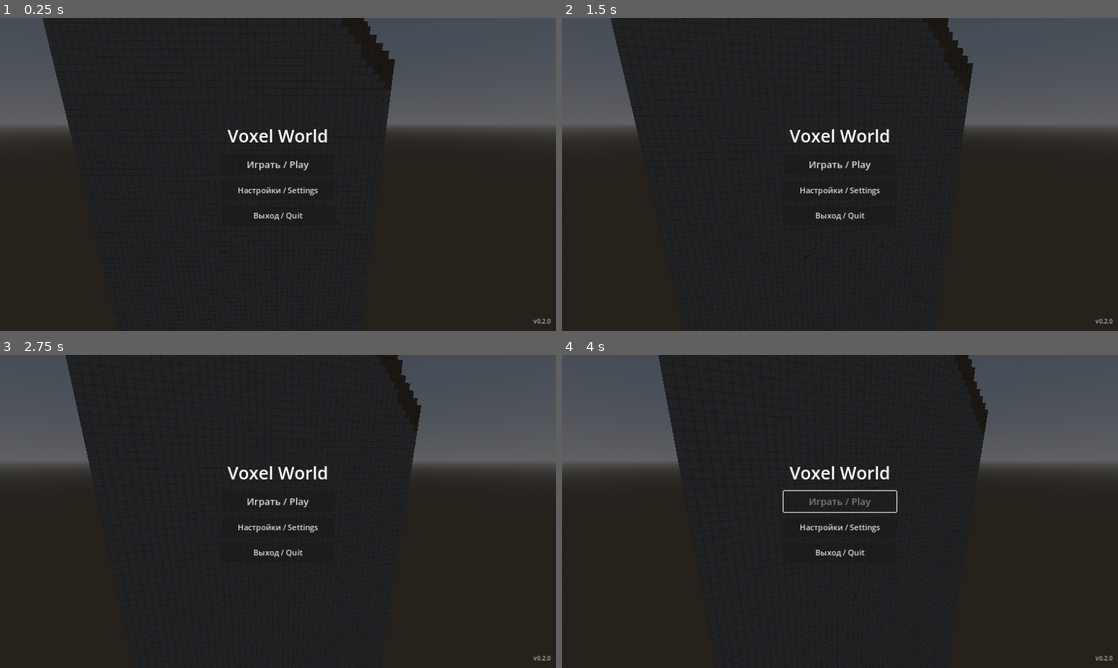
Above: before the commit, frames 1-4 (two rows, left to right).
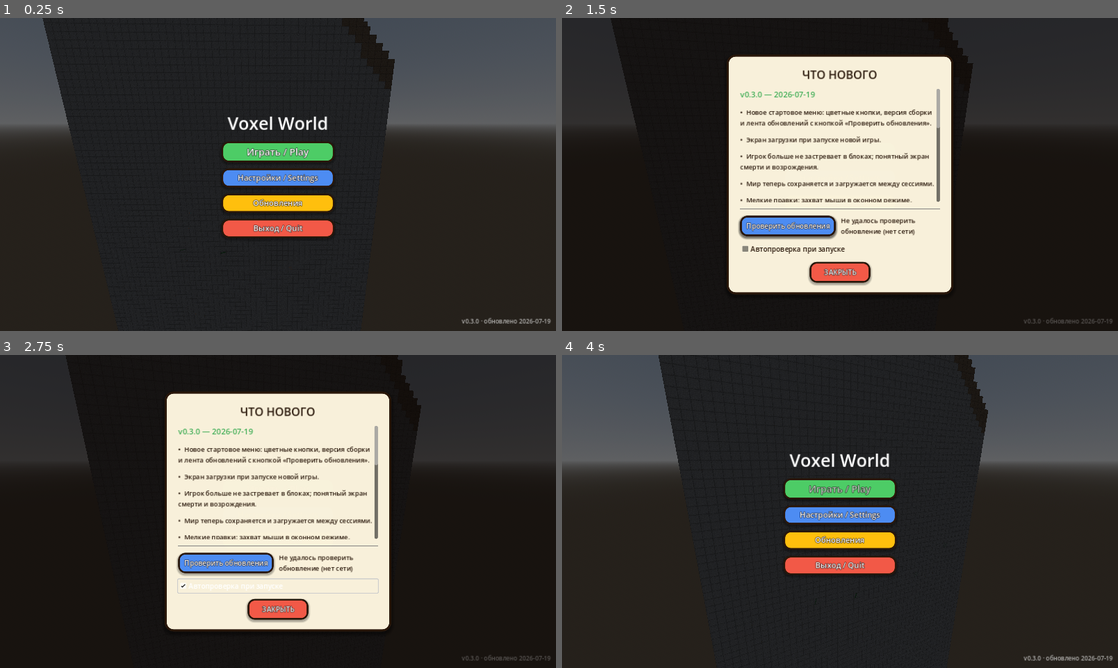
Above: after the commit, the same moments.

Repository: megumi-joy/VoxelWorldCraft
Game: Godot game, scene res://Scenes/MainMenu.tscn
The game is run twice, just before and just after one commit, with the same random seed, the same clock (stepped at 60 frames per second) and the same inputs.
Inputs (mouse positions are in pixels of both pictures, inside the frame that each line leads up to):
- Up to frame 1 (0.25 s): no input
- Up to frame 2 (1.5 s): click (840, 202) at 0.5 s, where only the run after the commit has a clickable "Обновления"; click (789, 224) at 1.25 s, where only the run after the commit has a clickable "Проверить обновления"
- Up to frame 3 (2.75 s): click (278, 586) at 2 s, where only the run after the commit has a clickable "Автопроверка при запуске"
- Up to frame 4 (4 s): click (840, 608) at 2.75 s, where only the run after the commit has a clickable "ЗАКРЫТЬ"; click "Играть / Play" at 3.5 s

The runs differ from the first frame. In frame 1, 5.4% of the frame differs, in the area x 39-99%, y 31-98%; in frame 2, 45%; in frame 3, 46%, in the area x 0-100%, y 0-98%; in frame 4, 5.5%.

Commit message:
feat(menu): themed buttons, auto-stamped version, changelog panel, update check
Polishes the just-added main menu (owner: buttons read as plain/unstyled,
version was hand-maintained and stale at 0.2.0):

- Bright/chunky StyleBoxFlat theming per button (fill, border, shadow,
  distinct hover/pressed states), matching the palette HUD.gd/
  SettingsPanel.gd already established.
- Version + "last updated" now auto-stamped instead of hand-edited: CI
  (export-desktop job) regenerates res://build_info.json from git (nearest
  tag or project.godot's config/version, short commit hash, commit date)
  before every export; an optional local pre-commit hook
  (scripts/install-hooks.sh) does the same for dev convenience. MainMenu.gd
  reads it via BuildInfoLoader.gd and warns to the console if it ever
  drifts from ChangelogFeed.gd's newest entry. See RELEASING.md.
- "Что новое" changelog panel + "Проверить обновления" button (GitHub
  Releases API, handles no-releases/network-error) + persisted
  "автопроверка при запуске" checkbox, added to the existing VBoxContainer
  and built in code.

All of it is built in code in MainMenu.gd rather than authored into
MainMenu.tscn, which stays a byte-for-byte zero diff -- concurrent branch
feat/loading-screen-progress touches this same scene's Play->world
transition, and _on_play_pressed() itself is untouched.

Verified: ran this repo's own CI import-check (godot --headless --editor
--quit, grepped for SCRIPT ERROR/ERROR) locally via the same
barichello/godot-ci:4.3 image, clean; sanity-checked the check itself by
injecting a deliberate syntax error and confirming it's caught. Not
verified: button visuals/hover-pressed states, the live GitHub API call,
and settings.cfg round-trip all need an interactive/GPU run.

Co-Authored-By: Claude Opus 4.8 (1M context) <noreply@anthropic.com>

Diff:
--- /dev/null
+++ b/Scripts/UI/BuildInfoLoader.gd
@@ -0,0 +1,49 @@
+class_name BuildInfoLoader
+extends RefCounted
+# Reads the committed/stamped res://build_info.json -- version + short
+# commit hash + last-updated date -- that MainMenu.gd shows in its version
+# label and uses as the "local version" for the update-check button.
+#
+# build_info.json ships committed with a static snapshot (so a fresh clone
+# that's never run the stamping step/hook/CI still shows something sane),
+# but is meant to be REGENERATED, not hand-edited:
+#   - scripts/stamp_build_info.sh -- the generator, run by...
+#   - .github/workflows/ci.yml's export-desktop job (AUTHORITATIVE --
+#     every real shipped build embeds a fresh stamp), and optionally...
+#   - the local pre-commit hook from scripts/install-hooks.sh (dev
+#     convenience, keeps the editor-run label from going stale between
+#     CI-triggering pushes).
+# See RELEASING.md.
+#
+# Falls back to project.godot's config/version (and "unknown"/"?" for
+# commit/date) if the file is missing or fails to parse, so a corrupt or
+# absent build_info.json degrades gracefully instead of erroring the menu.
+
+const PATH := "res://build_info.json"
+
+static func load_info() -> Dictionary:
+	var fallback := {
+		"version": str(ProjectSettings.get_setting("application/config/version", "0.0.0")),
+		"commit": "unknown",
+		"date": "?",
+	}
+	if not FileAccess.file_exists(PATH):
+		return fallback
+
+	var file := FileAccess.open(PATH, FileAccess.READ)
+	if file == null:
+		return fallback
+	var text := file.get_as_text()
+
+	var json := JSON.new()
+	if json.parse(text) != OK:
+		return fallback
+	var data = json.get_data()
+	if typeof(data) != TYPE_DICTIONARY:
+		return fallback
+
+	return {
+		"version": String(data.get("version", fallback["version"])),
+		"commit": String(data.get("commit", fallback["commit"])),
+		"date": String(data.get("date", fallback["date"])),
+	}
--- /dev/null
+++ b/Scripts/UI/ChangelogFeed.gd
@@ -0,0 +1,52 @@
+class_name ChangelogFeed
+extends RefCounted
+# Player-facing "what's new" feed for MainMenu's version label + changelog
+# panel ("Что новое" / owner's "стриминг обновлений"). Short, Russian,
+# summarized -- deliberately separate from the root CHANGELOG.md, which is
+# the developer-facing changelog (English, PR-level detail, written by
+# whoever lands each feature branch).
+#
+# ENTRIES[0] is also the single source MainMenu.gd reads its displayed
+# "vX.Y.Z · обновлено <date>" label from (the date only -- the version
+# number itself comes from project.godot's config/version, which the
+# player already sees in the OS title bar / Steam page, so it stays the
+# one canonical version string). See RELEASING.md for the release
+# checklist that keeps project.godot, this file, and CHANGELOG.md in sync;
+# MainMenu.gd pushes a console warning if project.godot's version and this
+# file's newest entry ever disagree.
+#
+# Dates below are real (matched against `git log --date=short` for the
+# commits that landed each batch of work), not placeholders.
+
+const ENTRIES: Array[Dictionary] = [
+	{
+		"version": "0.3.0",
+		"date": "2026-07-19",
+		"lines": [
+			"Новое стартовое меню: цветные кнопки, версия сборки и лента обновлений с кнопкой «Проверить обновления».",
+			"Экран загрузки при запуске новой игры.",
+			"Игрок больше не застревает в блоках; понятный экран смерти и возрождения.",
+			"Мир теперь сохраняется и загружается между сессиями.",
+			"Мелкие правки: захват мыши в оконном режиме, порядок отрисовки соседних чанков, дубли при крафте.",
+		],
+	},
+	{
+		"version": "0.2.0",
+		"date": "2026-07-17",
+		"lines": [
+			"Яркий HUD: полоски здоровья и голода с иконками, хотбар, прицел.",
+			"Новый биом «Равнины», ягодный куст и цветы, крафт деревянных инструментов.",
+			"Более отзывчивое управление: разгон/торможение, прыжок, спринт.",
+			"Полевой журнал: минералы и находки, которые можно каталогизировать.",
+		],
+	},
+	{
+		"version": "0.1.0",
+		"date": "2026-01-30",
+		"lines": [
+			"Первый прототип: генерация мира по биомам (лес, пустыня, тундра).",
+			"Добыча и постройка блоков, простой инвентарь и крафт.",
+			"Мобы, жители и первое сохранение мира.",
+		],
+	},
+]
--- a/Scripts/UI/MainMenu.gd
+++ b/Scripts/UI/MainMenu.gd
@@ -3,7 +3,8 @@
 # run/main_scene). Title + version, "Играть / Play" (loads the world via
 # NetworkManager.host_game() -> World.tscn), "Настройки / Settings"
 # (toggles the same shared SettingsPanel Player.tscn uses under gameplay),
-# and "Выход / Quit".
+# "Обновления" (changelog + update-check panel, see below), and "Выход /
+# Quit".
 #
 # Replaces the old prototype menu, which auto-started Single Player after a
 # 0.5s countdown -- in practice that meant the game always "booted straight
@@ -22,27 +23,91 @@
 # Scripts/Tools/LaunchTest.gd), which bypasses project.godot's
 # run/main_scene entirely and calls NetworkManager.host_game() itself. So
 # this menu only ever shows up in real, manually-launched play.
+#
+# ---- Visual polish + updates panel (this batch) ----
+# Buttons get a bright/chunky themed StyleBoxFlat per button (fill + border
+# + shadow + distinct hover/pressed shades), matching the palette already
+# established in HUD.gd/SettingsPanel.gd rather than inventing a new one.
+#
+# All of it -- button styling, the new "Обновления" button, the changelog
+# panel, the HTTPRequest used by "Проверить обновления" -- is built here in
+# code rather than authored into MainMenu.tscn. That keeps this scene file's
+# diff at zero, which matters because a concurrent branch
+# (feat/loading-screen-progress) touches this same scene's Play -> world
+# transition; a code-only UI addition can't conflict with a .tscn edit.
+# _on_play_pressed() itself is untouched.
+#
+# The version/date label and the update-checker's "local version" both read
+# res://build_info.json via BuildInfoLoader.gd, a small file CI (and
+# optionally a local pre-commit hook) auto-regenerates from git on every
+# build -- see scripts/stamp_build_info.sh + RELEASING.md. That's the fix
+# for the version label having previously gone stale (it used to read
+# project.godot's hand-maintained config/version directly, which nobody
+# reliably bumped).
+
+const COL_PANEL_BG := Color(1.0, 0.97, 0.88, 0.97)
+const COL_PANEL_BORDER := Color(0.16, 0.09, 0.04, 1.0)
+const COL_TEXT := Color(0.16, 0.09, 0.04, 1.0)
+# Bright hypercasual palette, reusing/matching the colors HUD.gd and
+# SettingsPanel.gd already established elsewhere in the project (AI-on
+# green, AI-off/settings blue, close/quit red, slider-accent amber) so the
+# menu reads as part of the same visual language, not a new one.
+const COL_PLAY := Color(0.30, 0.80, 0.40, 1.0)
+const COL_SETTINGS := Color(0.30, 0.55, 0.95, 1.0)
+const COL_UPDATES := Color(1.0, 0.75, 0.05, 1.0)
+const COL_QUIT := Color(0.95, 0.35, 0.28, 1.0)
+
+const UPDATE_CHECK_URL := "https://api.github.com/repos/megumi-joy/VoxelWorldCraft/releases/latest"
+const UPDATE_USER_AGENT := "VoxelWorldCraft-UpdateChecker"
+
+const SETTINGS_PATH := "user://settings.cfg"
+const SETTINGS_SECTION := "updates"
+const SETTINGS_KEY_AUTOCHECK := "auto_check_on_launch"
 
 @onready var play_button: Button = $VBoxContainer/PlayButton
 @onready var settings_button: Button = $VBoxContainer/SettingsButton
 @onready var quit_button: Button = $VBoxContainer/QuitButton
+@onready var button_column: VBoxContainer = $VBoxContainer
 @onready var version_label: Label = $VersionLabel
 @onready var settings_panel = $SettingsPanel
 
 var _starting := false
+
+# Loaded once in _ready() from res://build_info.json -- see BuildInfoLoader.gd.
+var _build_info: Dictionary = {}
+
+# Built in code in _ready() -- see _build_updates_button()/_build_updates_panel().
+var _updates_button: Button
+var _updates_dim: ColorRect
+var _update_result_label: Label
+var _check_updates_button: Button
+var _autocheck_box: CheckBox
+var _http_request: HTTPRequest
 
 func _ready() -> void:
 	play_button.pressed.connect(_on_play_pressed)
 	settings_button.pressed.connect(_on_settings_pressed)
 	quit_button.pressed.connect(_on_quit_pressed)
 
-	# Version shown on the menu itself, read straight from project.godot's
-	# config/version (application/config/version) so it can never drift out
-	# of sync with a separately-maintained constant -- bump the one place
-	# (project.godot, or Project > Project Settings > Application > Config >
-	# Version in the editor) and both the title bar and this label follow.
-	var version: String = str(ProjectSettings.get_setting("application/config/version", "0.0.0"))
-	version_label.text = "v" + version
+	# Version + "last updated" shown on the menu itself, read from
+	# res://build_info.json (see BuildInfoLoader.gd) -- a small committed
+	# file that CI (authoritative) and an optional local pre-commit hook
+	# regenerate from git, so this never silently goes stale the way a
+	# hand-maintained project.godot version string previously did. See
+	# RELEASING.md; _ready() below warns to the console if this ever
+	# disagrees with ChangelogFeed.gd's newest entry.
+	_build_info = BuildInfoLoader.load_info()
+	var version := _current_version()
+	version_label.text = "v%s · обновлено %s" % [version, _current_build_date()]
+	_warn_if_version_drifted(version)
+
+	_style_menu_buttons()
+	_build_updates_button()
+	_build_updates_panel()
+	_build_http_request()
+
+	if _load_autocheck_setting():
+		_check_for_updates()
 
 func _on_play_pressed() -> void:
 	if _starting:
@@ -57,3 +122,326 @@
 
 func _on_quit_pressed() -> void:
 	get_tree().quit()
+
+func _unhandled_input(event: InputEvent) -> void:
+	if _updates_dim and _updates_dim.visible and event.is_action_pressed("ui_cancel"):
+		_close_updates_panel()
+		get_viewport().set_input_as_handled()
+
+# ---- Version / build-info ----
+# _build_info is loaded once in _ready() (see BuildInfoLoader.gd) and reused
+# by both the version label and the update-check's "local version" compare,
+# rather than re-reading/re-parsing build_info.json on every call.
+
+func _current_version() -> String:
+	return String(_build_info.get("version", "0.0.0"))
+
+func _current_build_date() -> String:
+	return String(_build_info.get("date", "?"))
+
+func _warn_if_version_drifted(version: String) -> void:
+	if ChangelogFeed.ENTRIES.is_empty():
+		return
+	var newest_entry_version: String = String(ChangelogFeed.ENTRIES[0].get("version", version))
+	if newest_entry_version != version:
+		push_warning(
+			"MainMenu: build_info.json's version (%s) doesn't match ChangelogFeed.ENTRIES[0]'s version (%s) -- see RELEASING.md"
+			% [version, newest_entry_version]
+		)
+
+# ---- Button theming ----
+# Bright, chunky, rounded StyleBoxFlat per button with a fill color, a dark
+# outline (matches the HUD's panel border), a drop shadow, and distinct
+# hover (lightened) / pressed (darkened, flatter shadow) states -- the same
+# StyleBoxFlat-per-state pattern HUD.gd/SettingsPanel.gd already use for the
+# AI toggle / close button, just with real hover/pressed variance added.
+
+func _style_menu_buttons() -> void:
+	_style_button(play_button, COL_PLAY, 22)
+	_style_button(settings_button, COL_SETTINGS, 18)
+	_style_button(quit_button, COL_QUIT, 18)
+
+func _make_button_style(bg: Color, shadow_size: int, shadow_offset_y: float) -> StyleBoxFlat:
+	var sb := StyleBoxFlat.new()
+	sb.bg_color = bg
+	sb.set_corner_radius_all(16)
+	sb.set_border_width_all(4)
+	sb.border_color = COL_PANEL_BORDER
+	sb.shadow_color = Color(0, 0, 0, 0.3)
+	sb.shadow_size = shadow_size
+	sb.shadow_offset = Vector2(0, shadow_offset_y)
+	return sb
+
+func _style_button(button: Button, bg: Color, font_size: int) -> void:
+	var normal := _make_button_style(bg, 5, 3.0)
+	var hover := _make_button_style(bg.lightened(0.15), 6, 3.0)
+	var pressed := _make_button_style(bg.darkened(0.15), 2, 1.0)
+	var disabled := _make_button_style(bg.lerp(Color(0.6, 0.6, 0.6), 0.55), 2, 1.0)
+
+	button.add_theme_stylebox_override("normal", normal)
+	button.add_theme_stylebox_override("hover", hover)
+	button.add_theme_stylebox_override("pressed", pressed)
+	button.add_theme_stylebox_override("focus", normal)
+	button.add_theme_stylebox_override("disabled", disabled)
+	button.add_theme_font_size_override("font_size", font_size)
+	button.add_theme_color_override("font_color", Color(1, 1, 1))
+	button.add_theme_color_override("font_hover_color", Color(1, 1, 1))
+	button.add_theme_color_override("font_pressed_color", Color(1, 1, 1))
+	button.add_theme_color_override("font_disabled_color", Color(1, 1, 1, 0.7))
+	button.add_theme_color_override("font_outline_color", Color(0.05, 0.02, 0.02))
+	button.add_theme_constant_override("outline_size", 3)
+
+# ---- "Обновления" button + panel ----
+# Inserted into the existing VBoxContainer (fetched via button_column,
+# unlike play/settings/quit this one has no matching .tscn node) between
+# Settings and Quit, so Play stays the unambiguous first action and Quit
+# stays last. Doesn't touch PlayButton/SettingsButton/QuitButton or their
+# authored .tscn positions.
+
+func _build_updates_button() -> void:
+	_updates_button = Button.new()
+	_updates_button.name = "UpdatesButton"
+	_updates_button.text = "Обновления"
+	_updates_button.custom_minimum_size = Vector2(0, 44)
+	_updates_button.pressed.connect(_open_updates_panel)
+	button_column.add_child(_updates_button)
+	button_column.move_child(_updates_button, quit_button.get_index())
+	_style_button(_updates_button, COL_UPDATES, 18)
+
+# Same DimBackground(ColorRect) -> PanelBox(PanelContainer) -> Margin ->
+# VBox structure Scenes/SettingsPanel.tscn already uses for its overlay, just
+# built here in code instead of a second hand-authored .tscn.
+func _build_updates_panel() -> void:
+	_updates_dim = ColorRect.new()
+	_updates_dim.name = "UpdatesDimBackground"
+	_updates_dim.color = Color(0.05, 0.03, 0.02, 0.55)
+	_updates_dim.set_anchors_preset(Control.PRESET_FULL_RECT)
+	_updates_dim.mouse_filter = Control.MOUSE_FILTER_STOP
+	_updates_dim.visible = false
+	add_child(_updates_dim)
+
+	var panel_box := PanelContainer.new()
+	panel_box.anchor_left = 0.5
+	panel_box.anchor_top = 0.5
+	panel_box.anchor_right = 0.5
+	panel_box.anchor_bottom = 0.5
+	panel_box.offset_left = -260.0
+	panel_box.offset_top = -260.0
+	panel_box.offset_right = 260.0
+	panel_box.offset_bottom = 260.0
+	panel_box.grow_horizontal = Control.GROW_DIRECTION_BOTH
+	panel_box.grow_vertical = Control.GROW_DIRECTION_BOTH
+	panel_box.mouse_filter = Control.MOUSE_FILTER_STOP
+	_updates_dim.add_child(panel_box)
+
+	var panel_style := StyleBoxFlat.new()
+	panel_style.bg_color = COL_PANEL_BG
+	panel_style.set_corner_radius_all(20)
+	panel_style.set_border_width_all(5)
+	panel_style.border_color = COL_PANEL_BORDER
+	panel_style.shadow_color = Color(0, 0, 0, 0.4)
+	panel_style.shadow_size = 8
+	panel_style.shadow_offset = Vector2(0, 5)
+	panel_box.add_theme_stylebox_override("panel", panel_style)
+
+	var margin := MarginContainer.new()
+	margin.add_theme_constant_override("margin_left", 26)
+	margin.add_theme_constant_override("margin_top", 22)
+	margin.add_theme_constant_override("margin_right", 26)
+	margin.add_theme_constant_override("margin_bottom", 22)
+	panel_box.add_child(margin)
+
+	var vbox := VBoxContainer.new()
+	vbox.add_theme_constant_override("separation", 14)
+	margin.add_child(vbox)
+
+	var title := Label.new()
+	title.text = "ЧТО НОВОГО"
+	title.horizontal_alignment = HORIZONTAL_ALIGNMENT_CENTER
+	title.add_theme_font_size_override("font_size", 26)
+	title.add_theme_color_override("font_color", COL_TEXT)
+	vbox.add_child(title)
+
+	var scroll := ScrollContainer.new()
+	scroll.custom_minimum_size = Vector2(460, 260)
+	scroll.size_flags_vertical = Control.SIZE_EXPAND_FILL
+	scroll.horizontal_scroll_mode = ScrollContainer.SCROLL_MODE_DISABLED
+	vbox.add_child(scroll)
+
+	var content := VBoxContainer.new()
+	content.size_flags_horizontal = Control.SIZE_EXPAND_FILL
+	content.add_theme_constant_override("separation", 16)
+	scroll.add_child(content)
+
+	# Newest first, straight from ChangelogFeed.ENTRIES' authored order.
+	for entry in ChangelogFeed.ENTRIES:
+		_add_changelog_entry(content, entry)
+
+	vbox.add_child(HSeparator.new())
+
+	var check_row := HBoxContainer.new()
+	check_row.add_theme_constant_override("separation", 12)
+	vbox.add_child(check_row)
+
+	_check_updates_button = Button.new()
+	_check_updates_button.text = "Проверить обновления"
+	_check_updates_button.custom_minimum_size = Vector2(220, 46)
+	_check_updates_button.pressed.connect(_on_check_updates_pressed)
+	_style_button(_check_updates_button, COL_SETTINGS, 16)
+	check_row.add_child(_check_updates_button)
+
+	_update_result_label = Label.new()
+	_update_result_label.text = "Нажмите, чтобы проверить обновление"
+	_update_result_label.autowrap_mode = TextServer.AUTOWRAP_WORD
+	_update_result_label.size_flags_horizontal = Control.SIZE_EXPAND_FILL
+	_update_result_label.add_theme_font_size_override("font_size", 15)
+	_update_result_label.add_theme_color_override("font_color", COL_TEXT)
+	check_row.add_child(_update_result_label)
+
+	_autocheck_box = CheckBox.new()
+	_autocheck_box.text = "Автопроверка при запуске"
+	_autocheck_box.button_pressed = _load_autocheck_setting()
+	_autocheck_box.add_theme_color_override("font_color", COL_TEXT)
+	_autocheck_box.add_theme_color_override("font_hover_color", COL_TEXT)
+	_autocheck_box.add_theme_color_override("font_pressed_color", COL_TEXT)
+	_autocheck_box.toggled.connect(_on_autocheck_toggled)
+	vbox.add_child(_autocheck_box)
+
+	var close_button := Button.new()
+	close_button.text = "ЗАКРЫТЬ"
+	close_button.custom_minimum_size = Vector2(140, 48)
+	close_button.size_flags_horizontal = Control.SIZE_SHRINK_CENTER
+	close_button.pressed.connect(_close_updates_panel)
+	_style_button(close_button, COL_QUIT, 16)
+	vbox.add_child(close_button)
+
+func _add_changelog_entry(parent: VBoxContainer, entry: Dictionary) -> void:
+	var header := Label.new()
+	header.text = "v%s — %s" % [entry.get("version", "?"), entry.get("date", "?")]
+	header.add_theme_font_size_override("font_size", 18)
+	header.add_theme_color_override("font_color", COL_PLAY.darkened(0.15))
+	parent.add_child(header)
+
+	for line in entry.get("lines", []):
+		var line_label := Label.new()
+		line_label.text = "•  " + String(line)
+		line_label.autowrap_mode = TextServer.AUTOWRAP_WORD
+		line_label.add_theme_font_size_override("font_size", 15)
+		line_label.add_theme_color_override("font_color", COL_TEXT)
+		parent.add_child(line_label)
+
+func _open_updates_panel() -> void:
+	_updates_dim.visible = true
+
+func _close_updates_panel() -> void:
+	_updates_dim.visible = false
+
+# ---- "Проверить обновления" ----
+# Compares the local version (build_info.json's, via _current_version())
+# against the latest published GitHub Release's tag. Handles both "no
+# releases published yet" (404 -- true today for this repo: tags exist but
+# no Release object does) and network errors without erroring out.
+
+func _build_http_request() -> void:
+	_http_request = HTTPRequest.new()
+	_http_request.name = "UpdateCheckRequest"
+	add_child(_http_request)
+	_http_request.request_completed.connect(_on_update_check_completed)
+
+func _on_check_updates_pressed() -> void:
+	_check_for_updates()
+
+func _check_for_updates() -> void:
+	if not _http_request:
+		return
+	_show_update_result("Проверка...")
+	if _check_updates_button:
+		_check_updates_button.disabled = true
+	var headers := ["User-Agent: " + UPDATE_USER_AGENT]
+	var err := _http_request.request(UPDATE_CHECK_URL, headers)
+	if err != OK:
+		_show_update_result("Не удалось проверить обновление")
+		if _check_updates_button:
+			_check_updates_button.disabled = false
+
+func _on_update_check_completed(result: int, response_code: int, _headers: PackedStringArray, body: PackedByteArray) -> void:
+	if _check_updates_button:
+		_check_updates_button.disabled = false
+
+	if result != HTTPRequest.RESULT_SUCCESS:
+		_show_update_result("Не удалось проверить обновление (нет сети)")
+		return
+	if response_code == 404:
+		_show_update_result("Релизы ещё не опубликованы. У вас v%s" % _current_version())
+		return
+	if response_code != 200:
+		_show_update_result("Не удалось проверить обновление (код %d)" % response_code)
+		return
+
+	var json := JSON.new()
+	if json.parse(body.get_string_from_utf8()) != OK:
+		_show_update_result("Не удалось разобрать ответ сервера")
+		return
+	var data = json.get_data()
+	if typeof(data) != TYPE_DICTIONARY or not data.has("tag_name"):
+		_show_update_result("Не удалось разобрать ответ сервера")
+		return
+
+	var remote_tag: String = String(data["tag_name"])
+	var local_version := _current_version()
+	if _compare_versions(remote_tag, local_version) > 0:
+		_show_update_result("Доступна новая версия %s" % remote_tag)
+	else:
+		_show_update_result("У вас последняя версия v%s" % local_version)
+
+func _show_update_result(text: String) -> void:
+	if _update_result_label:
+		_update_result_label.text = text
+
+# ---- Version comparison ----
+# Numeric, dot-separated compare ("v1.2.3" / "1.2.3" / "1.2" all accepted;
+# missing trailing components treated as 0). Good enough for the semver-ish
+# "vX.Y.Z" tags this repo actually uses -- not a full semver parser (no
+# pre-release/build-metadata handling), which is fine for a simple "is a
+# newer numbered release available" check.
+
+static func _parse_version(v: String) -> Array:
+	v = v.strip_edges()
+	if v.begins_with("v") or v.begins_with("V"):
+		v = v.substr(1)
+	var nums: Array = []
+	for part in v.split("."):
+		nums.append(int(part) if part.is_valid_int() else 0)
+	return nums
+
+static func _compare_versions(a: String, b: String) -> int:
+	var pa := _parse_version(a)
+	var pb := _parse_version(b)
+	var length: int = max(pa.size(), pb.size())
+	for i in range(length):
+		var xa: int = pa[i] if i < pa.size() else 0
+		var xb: int = pb[i] if i < pb.size() else 0
+		if xa != xb:
+			return 1 if xa > xb else -1
+	return 0
+
+# ---- Autocheck-on-launch setting ----
+# Persisted to the same user://settings.cfg document HudSettings.gd /
+# GraphicsSettings.gd already share (own "updates" section), same
+# load-merge-save pattern as HudSettings.gd's _load_from_disk()/
+# _save_to_disk(). Defaults OFF: this menu can run in CI/offline contexts
+# and an opt-in avoids ever firing a network request without the player
+# having asked for it at least once.
+
+func _load_autocheck_setting() -> bool:
+	var cfg := ConfigFile.new()
+	var err := cfg.load(SETTINGS_PATH)
+	if err != OK:
+		return false
+	return bool(cfg.get_value(SETTINGS_SECTION, SETTINGS_KEY_AUTOCHECK, false))
+
+func _on_autocheck_toggled(pressed: bool) -> void:
+	var cfg := ConfigFile.new()
+	cfg.load(SETTINGS_PATH) # best-effort merge -- keep HudSettings'/GraphicsSettings' sections intact
+	cfg.set_value(SETTINGS_SECTION, SETTINGS_KEY_AUTOCHECK, pressed)
+	cfg.save(SETTINGS_PATH)
--- /dev/null
+++ b/build_info.json
@@ -0,0 +1,5 @@
+{
+	"version": "0.3.0",
+	"commit": "b70b5df3",
+	"date": "2026-07-19"
+}
--- a/project.godot
+++ b/project.godot
@@ -11,7 +11,7 @@
 [application]
 
 config/name="VoxelWorldCraft"
-config/version="0.2.0"
+config/version="0.3.0"
 run/main_scene="res://Scenes/MainMenu.tscn"
 config/features=PackedStringArray("4.3", "Forward Plus")
 config/icon="res://icon.svg"
Not shown, changed: .github/workflows/ci.yml
Not shown, added: RELEASING.md
Not shown, added: scripts/install-hooks.sh
Not shown, added: scripts/stamp_build_info.sh
